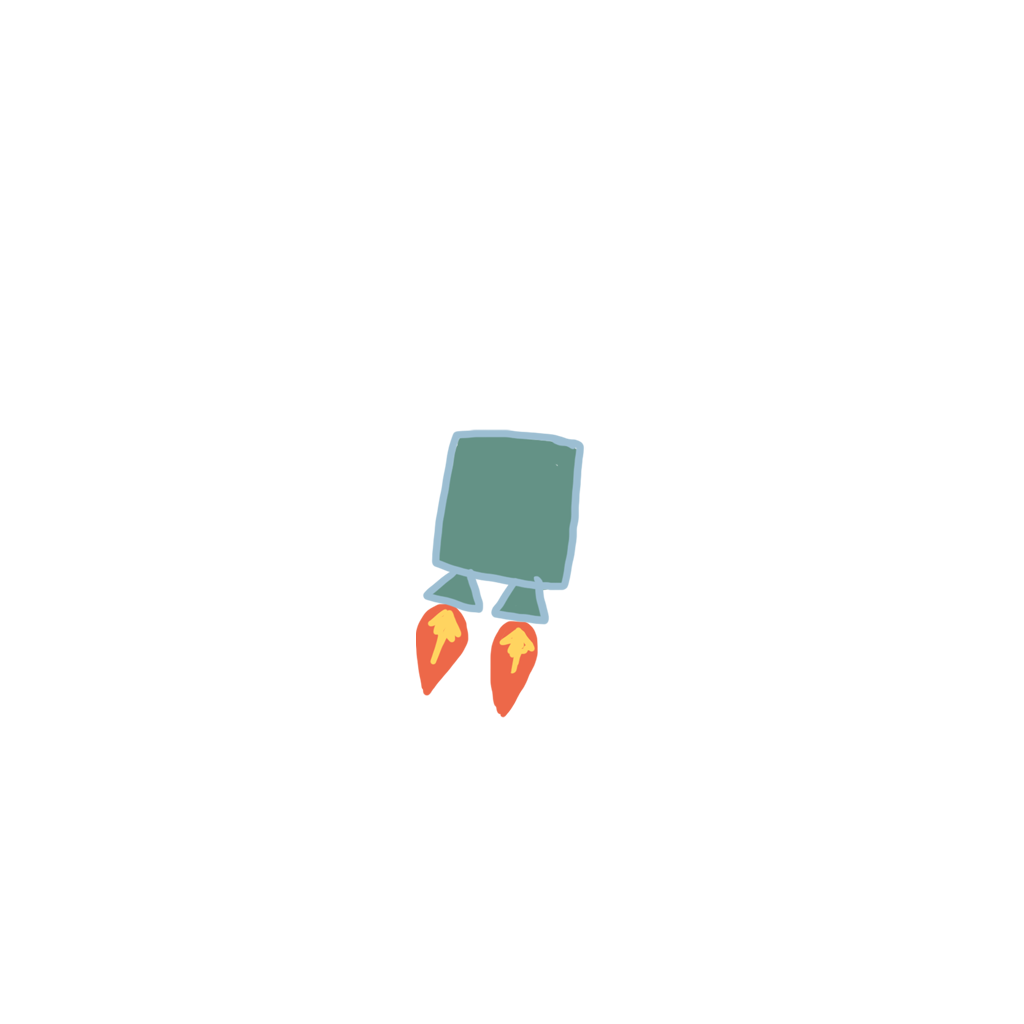
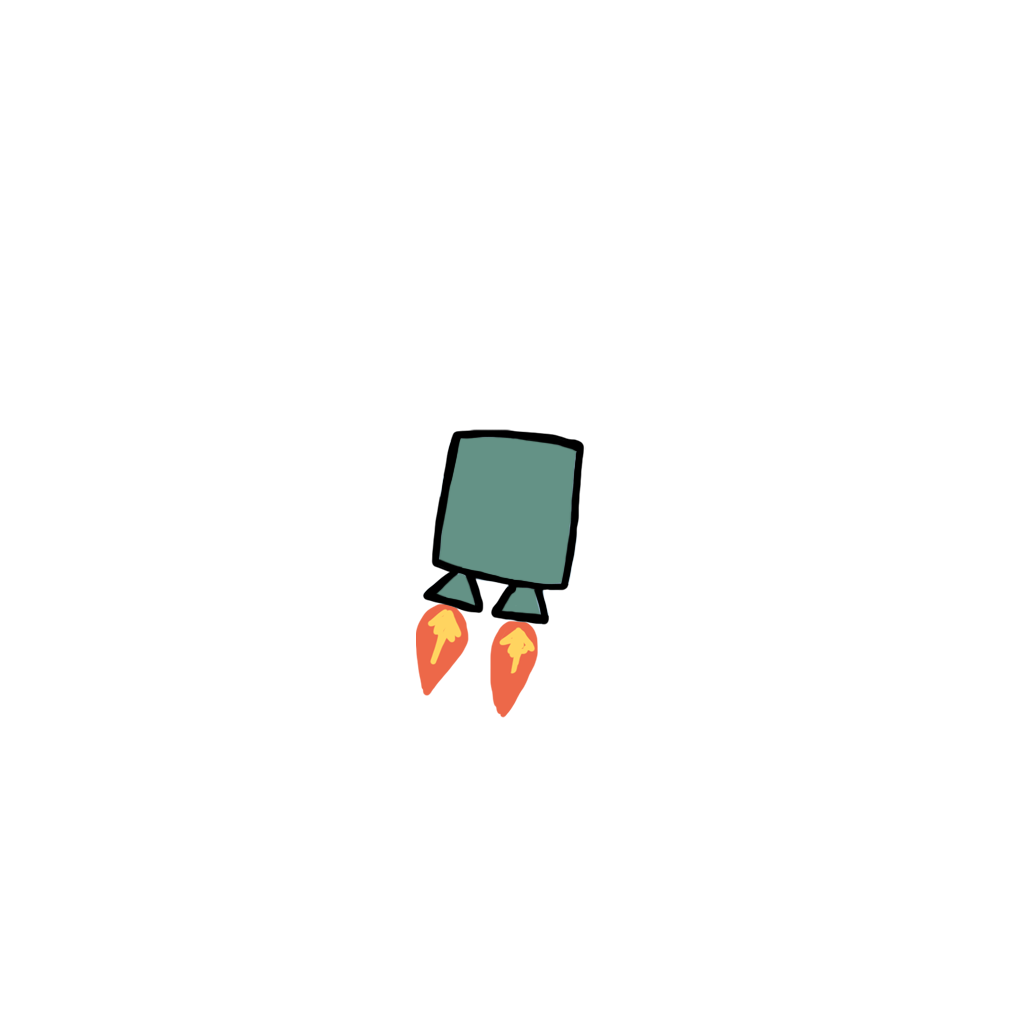
Two versions of the same layered image (1024×1024). Layer-by-layer changes:
painted on "booster" over bbox(422, 429, 586, 625)
added layer "booster_fire" over bbox(430, 601, 538, 625)
